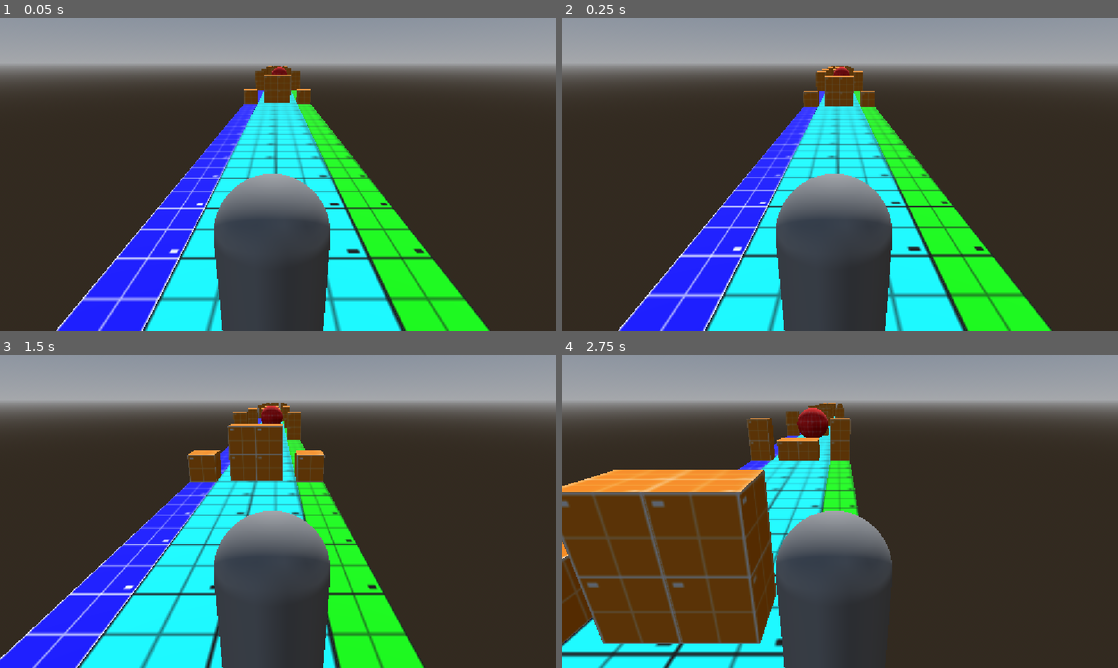
Above: before the commit, frames 1-4 (two rows, left to right).
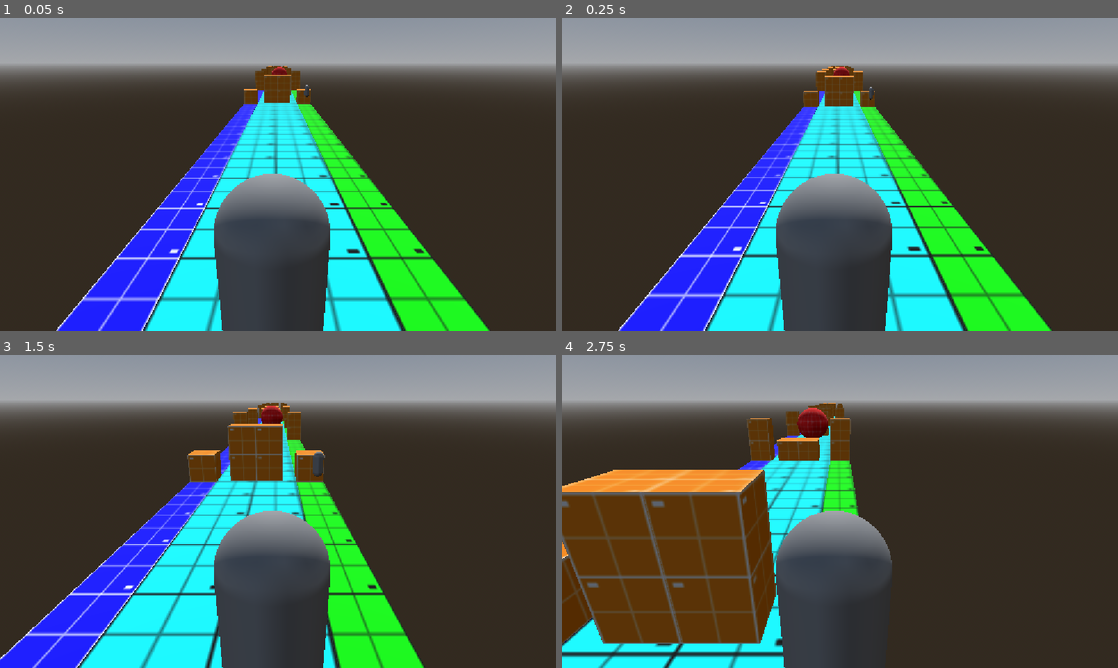
Above: after the commit, the same moments.

Repository: casualxcrisis/slash-dash
Game: Godot game, scene res://levels/prototype_level.tscn
Two runs of this game, one before a commit and one after it. Both use one fixed random seed, a clock stepped at 60 frames per second and the inputs below.
Inputs:
- Up to frame 1 (0.05 s): no input
- Up to frame 2 (0.25 s): no input
- Up to frame 3 (1.5 s): hold D (move_right) 0.53-1.28 s; tap S (attack) at 0.6, 1.35 s; tap W (jump) at 0.77 s; hold A (move_left) from 1.28 s (still down)
- Up to frame 4 (2.75 s): tap W (jump) at 1.52 s; release A (move_left) at 2.03 s; hold D (move_right) from 2.03 s (still down); tap S (attack) at 2.1 s

The runs differ from the first frame. In frame 1, less than 0.1% of the frame differs, in the area x 54-56%, y 21-26%; in frame 2, less than 0.1%; in frame 3, 0.1%, in the area x 56-59%, y 30-39%; in frame 4, nothing differs.

Commit message:
Added temp coin.

Diff:
--- /dev/null
+++ b/assets/scripts/pickups/pickup_coin.gd
@@ -0,0 +1,16 @@
+extends AnimatableBody3D
+
+@export_group("Score")
+@export var coin_value = 15
+
+func _process(delta: float) -> void:
+	pass
+
+
+
+
+func _on_pickup_area_area_entered(area: Area3D) -> void:
+	if area.is_in_group("player"):
+		Global.player_score += coin_value
+		print("Coin picked up. Score: ", Global.player_score)
+		self.queue_free()
--- /dev/null
+++ b/assets/scripts/player/attack_cast.gd
@@ -0,0 +1,21 @@
+extends RayCast3D
+
+@export_category("Attack")
+@export var attack_range = 6.0
+
+
+func _ready() -> void:
+		set_collide_with_bodies(true)
+		set_target_position(Vector3.FORWARD * attack_range)
+
+func _physics_process(delta: float) -> void:
+	var enemy = get_collider()
+	if Input.is_action_just_pressed("attack") && is_colliding() && enemy.is_in_group("enemy"):
+			get_collider().queue_free()
+			Global.player_score += 100
+
+
+#debug printing
+#func _process(delta: float) -> void:
+	#print(is_colliding())
+	#print(get_collider())
--- a/levels/prototype_level.tscn
+++ b/levels/prototype_level.tscn
@@ -6,6 +6,7 @@
 [ext_resource type="PackedScene" uid="uid://v2y8rwx27f7a" path="res://scenes/environment/sky/place_holder_sky.tscn" id="2_ycx7s"]
 [ext_resource type="PackedScene" uid="uid://dcn6xhdh6mjct" path="res://scenes/environment/obstacles/temp_jump_block.tscn" id="4_6lfjr"]
 [ext_resource type="PackedScene" uid="uid://bgejbdy2e6efk" path="res://scenes/environment/obstacles/temp_dodge_block.tscn" id="5_qd0o6"]
+[ext_resource type="PackedScene" uid="uid://c7a0rm638h68" path="res://scenes/pickups/pickup_coin.tscn" id="7_pvbb1"]
 
 [node name="PrototypeLevel" type="Node3D" unique_id=1175846320]
 
@@ -171,3 +172,6 @@
 fall_acceleration = 82
 
 [node name="PlaceHolderSky" parent="." unique_id=1052989512 instance=ExtResource("2_ycx7s")]
+
+[node name="PickupCoin" parent="." unique_id=82873739 instance=ExtResource("7_pvbb1")]
+transform = Transform3D(1, 0, 0, 0, 1, 0, 0, 0, 1, 1.9836655, 1.2246853, -16.22847)
--- a/project.godot
+++ b/project.godot
@@ -28,6 +28,7 @@
 [global_group]
 
 enemy=""
+player=""
 
 [input]
 
--- a/scenes/enemies/temp_enemy.tscn
+++ b/scenes/enemies/temp_enemy.tscn
@@ -1,7 +1,7 @@
 [gd_scene format=3 uid="uid://egqte8n832lp"]
 
 [ext_resource type="Script" uid="uid://dtasbymr5xgcu" path="res://assets/scripts/enemies/temp_enemy.gd" id="1_80iq4"]
-[ext_resource type="Texture2D" uid="uid://btww70ly2eviu" path="res://assets/textures/Prototyping Textures (32px)/Prototype_red_32x32px.png" id="1_ek1i4"]
+[ext_resource type="Texture2D" uid="uid://btww70ly2eviu" path="res://assets/editor/Prototyping Textures (32px)/Prototype_red_32x32px.png" id="1_ek1i4"]
 
 [sub_resource type="SphereShape3D" id="SphereShape3D_kps3k"]
 radius = 1.019
--- a/scenes/environment/ground/temp_ground.tscn
+++ b/scenes/environment/ground/temp_ground.tscn
@@ -1,8 +1,8 @@
 [gd_scene format=3 uid="uid://rck4ertvh2ij"]
 
-[ext_resource type="Texture2D" uid="uid://eaxtwfybj62n" path="res://assets/textures/Prototyping Textures (32px)/Prototype_blue_32x32px.png" id="1_k3ybh"]
-[ext_resource type="Texture2D" uid="uid://c3mfwimfvu60m" path="res://assets/textures/Prototyping Textures (32px)/Prototype_cyan_32x32px.png" id="2_g52b4"]
-[ext_resource type="Texture2D" uid="uid://bgss4tf8pq02w" path="res://assets/textures/Prototyping Textures (32px)/Prototype_green_32x32px.png" id="3_6rdse"]
+[ext_resource type="Texture2D" uid="uid://eaxtwfybj62n" path="res://assets/editor/Prototyping Textures (32px)/Prototype_blue_32x32px.png" id="1_k3ybh"]
+[ext_resource type="Texture2D" uid="uid://c3mfwimfvu60m" path="res://assets/editor/Prototyping Textures (32px)/Prototype_cyan_32x32px.png" id="2_g52b4"]
+[ext_resource type="Texture2D" uid="uid://bgss4tf8pq02w" path="res://assets/editor/Prototyping Textures (32px)/Prototype_green_32x32px.png" id="3_6rdse"]
 
 [sub_resource type="BoxShape3D" id="BoxShape3D_0yd1l"]
 size = Vector3(5, 0.25, 10)
--- a/scenes/environment/obstacles/temp_dodge_block.tscn
+++ b/scenes/environment/obstacles/temp_dodge_block.tscn
@@ -1,6 +1,6 @@
 [gd_scene format=3 uid="uid://bgejbdy2e6efk"]
 
-[ext_resource type="Texture2D" uid="uid://cwtdjo1u2xv36" path="res://assets/textures/Prototyping Textures (32px)/Prototype_orange_32x32px.png" id="1_ec2cp"]
+[ext_resource type="Texture2D" uid="uid://cwtdjo1u2xv36" path="res://assets/editor/Prototyping Textures (32px)/Prototype_orange_32x32px.png" id="1_ec2cp"]
 
 [sub_resource type="StandardMaterial3D" id="StandardMaterial3D_uf4lm"]
 albedo_texture = ExtResource("1_ec2cp")
--- a/scenes/environment/obstacles/temp_jump_block.tscn
+++ b/scenes/environment/obstacles/temp_jump_block.tscn
@@ -1,6 +1,6 @@
 [gd_scene format=3 uid="uid://dcn6xhdh6mjct"]
 
-[ext_resource type="Texture2D" uid="uid://cwtdjo1u2xv36" path="res://assets/textures/Prototyping Textures (32px)/Prototype_orange_32x32px.png" id="1_k84bc"]
+[ext_resource type="Texture2D" uid="uid://cwtdjo1u2xv36" path="res://assets/editor/Prototyping Textures (32px)/Prototype_orange_32x32px.png" id="1_k84bc"]
 
 [sub_resource type="StandardMaterial3D" id="StandardMaterial3D_u7mw5"]
 albedo_texture = ExtResource("1_k84bc")
--- /dev/null
+++ b/scenes/pickups/pickup_coin.tscn
@@ -0,0 +1,32 @@
+[gd_scene format=3 uid="uid://c7a0rm638h68"]
+
+[ext_resource type="Script" uid="uid://hthtlpcxv28" path="res://assets/scripts/pickups/pickup_coin.gd" id="1_0d2np"]
+
+[sub_resource type="CapsuleShape3D" id="CapsuleShape3D_0yd1l"]
+radius = 0.19
+height = 0.795
+
+[sub_resource type="CapsuleMesh" id="CapsuleMesh_kps3k"]
+radius = 0.15
+height = 0.74
+
+[sub_resource type="SphereShape3D" id="SphereShape3D_0yd1l"]
+radius = 0.895
+
+[node name="PickupCoin" type="AnimatableBody3D" unique_id=82873739]
+script = ExtResource("1_0d2np")
+
+[node name="BaseCollision" type="CollisionShape3D" parent="." unique_id=548418203]
+shape = SubResource("CapsuleShape3D_0yd1l")
+debug_color = Color(0.31116587, 0.538072, 0.8468182, 0.41960785)
+
+[node name="BaseMesh" type="MeshInstance3D" parent="." unique_id=1695741849]
+mesh = SubResource("CapsuleMesh_kps3k")
+
+[node name="PickupArea" type="Area3D" parent="." unique_id=1549885580]
+
+[node name="CollisionShape3D" type="CollisionShape3D" parent="PickupArea" unique_id=1098969546]
+shape = SubResource("SphereShape3D_0yd1l")
+debug_color = Color(0.52940995, 0.5717124, 0, 0.41960785)
+
+[connection signal="area_entered" from="PickupArea" to="." method="_on_pickup_area_area_entered"]
--- a/scenes/player/attack_cast.gd
+++ /dev/null
@@ -1,19 +0,0 @@
-extends RayCast3D
-
-@export_category("Attack")
-@export var attack_range = 6.0
-
-
-func _ready() -> void:
-		set_collide_with_bodies(true)
-		set_target_position(Vector3.FORWARD * attack_range)
-
-func _physics_process(delta: float) -> void:
-	var enemy = get_collider()
-	if Input.is_action_just_pressed("attack") && is_colliding() && enemy.is_in_group("enemy"):
-			get_collider().queue_free()
-
-
-func _process(delta: float) -> void:
-	print(is_colliding())
-	print(get_collider())
--- a/scenes/player/player_controller.tscn
+++ b/scenes/player/player_controller.tscn
@@ -1,7 +1,7 @@
 [gd_scene format=3 uid="uid://cl8dl2kd2sm1i"]
 
 [ext_resource type="Script" uid="uid://dacski64kkbbf" path="res://assets/scripts/player/player_controller.gd" id="1_4q5nu"]
-[ext_resource type="Script" uid="uid://c8hv5wbhw8yv6" path="res://scenes/player/attack_cast.gd" id="2_iivv4"]
+[ext_resource type="Script" uid="uid://c8hv5wbhw8yv6" path="res://assets/scripts/player/attack_cast.gd" id="2_iivv4"]
 
 [sub_resource type="CapsuleShape3D" id="CapsuleShape3D_0yd1l"]
 
@@ -27,9 +27,9 @@
 transform = Transform3D(0.99999994, 0, 0, 0, 0.9999999, 0, 0, 0, 0.99999994, 0.047700975, 0.5, -0.9313055)
 fov = 57.5
 
-[node name="HurtZone" type="Area3D" parent="." unique_id=1803224088]
+[node name="HurtPickupZone" type="Area3D" parent="." unique_id=1803224088 groups=["player"]]
 
-[node name="CollisionShape3D" type="CollisionShape3D" parent="HurtZone" unique_id=567941906]
+[node name="CollisionShape3D" type="CollisionShape3D" parent="HurtPickupZone" unique_id=567941906]
 shape = SubResource("CapsuleShape3D_kps3k")
 debug_color = Color(1, 0.019232832, 0.0017920041, 0.41960785)
 
Renamed: assets/textures/Prototyping Textures (32px)/Prototype_black_32x32px.png -> assets/editor/Prototyping Textures (32px)/Prototype_black_32x32px.png
Not shown, added: assets/editor/Prototyping Textures (32px)/Prototype_black_32x32px.png.import
Renamed: assets/textures/Prototyping Textures (32px)/Prototype_blue_32x32px.png -> assets/editor/Prototyping Textures (32px)/Prototype_blue_32x32px.png
Not shown, added: assets/editor/Prototyping Textures (32px)/Prototype_blue_32x32px.png.import
Renamed: assets/textures/Prototyping Textures (32px)/Prototype_blue_persian_32x32px.png -> assets/editor/Prototyping Textures (32px)/Prototype_blue_persian_32x32px.png
Not shown, added: assets/editor/Prototyping Textures (32px)/Prototype_blue_persian_32x32px.png.import
Renamed: assets/textures/Prototyping Textures (32px)/Prototype_checkers_01_32x32px.png -> assets/editor/Prototyping Textures (32px)/Prototype_checkers_01_32x32px.png
Not shown, added: assets/editor/Prototyping Textures (32px)/Prototype_checkers_01_32x32px.png.import
Renamed: assets/textures/Prototyping Textures (32px)/Prototype_checkers_02_32x32px.png -> assets/editor/Prototyping Textures (32px)/Prototype_checkers_02_32x32px.png
Not shown, added: assets/editor/Prototyping Textures (32px)/Prototype_checkers_02_32x32px.png.import
Renamed: assets/textures/Prototyping Textures (32px)/Prototype_checkers_03_32x32px.png -> assets/editor/Prototyping Textures (32px)/Prototype_checkers_03_32x32px.png
Not shown, added: assets/editor/Prototyping Textures (32px)/Prototype_checkers_03_32x32px.png.import
(and 96 more such lines)
